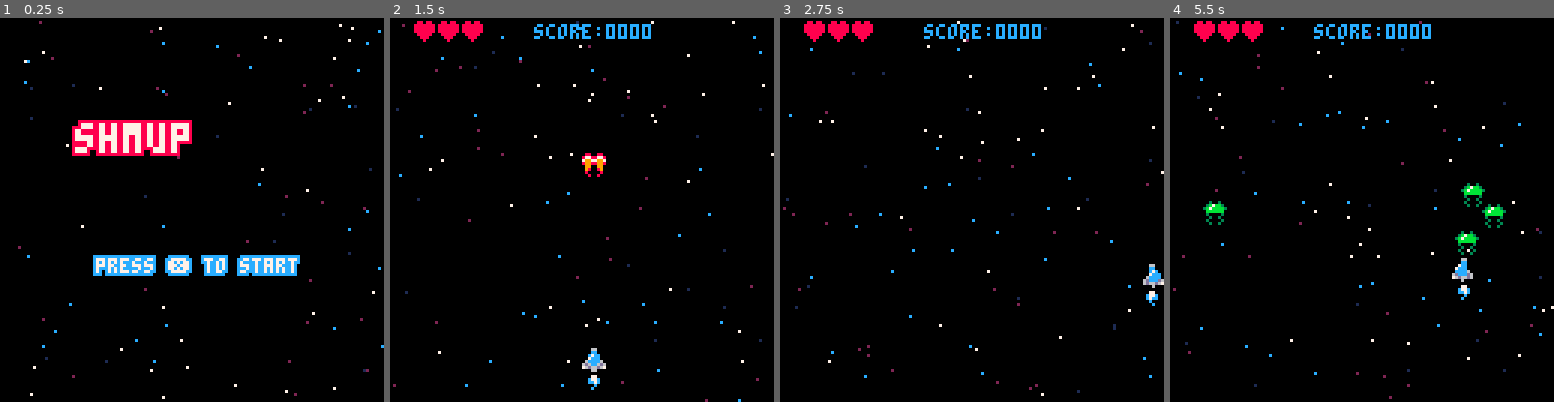
Above: before the commit, frames 1-4 (left to right).
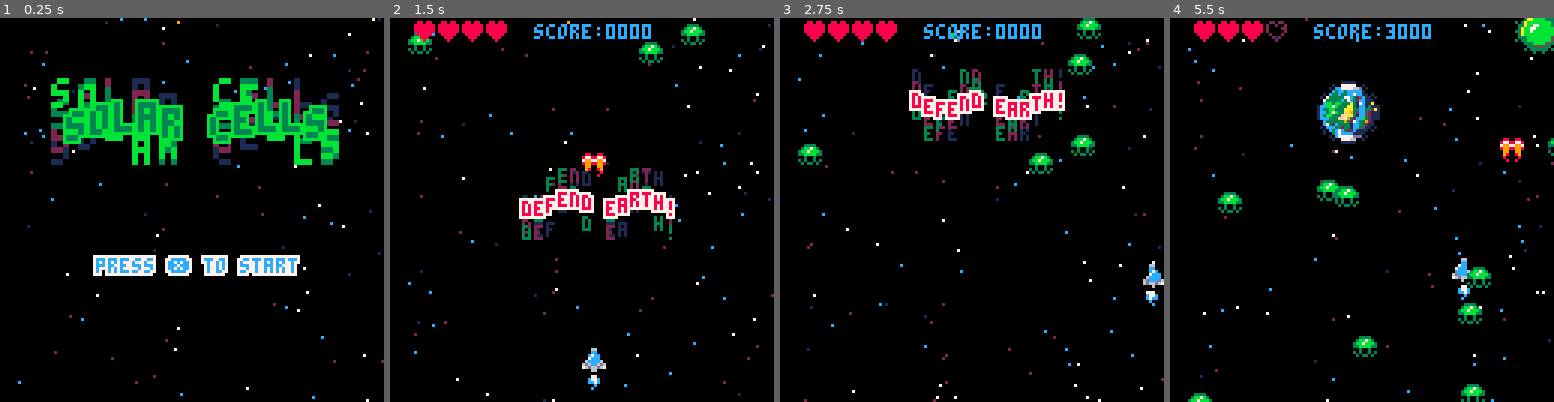
Above: after the commit, the same moments.

Repository: s4lt3d/Pico8Games
Game: PICO-8 cartridge shmup.p8
The game is run twice, just before and just after one commit, with the same random seed, the same clock (stepped at 60 frames per second) and the same inputs.
Inputs:
- Up to frame 1 (0.25 s): no input
- Up to frame 2 (1.5 s): tap X (X key) at 0.33, 1.07 s
- Up to frame 3 (2.75 s): hold Right 1.6-2.1 s; tap X (X key) at 1.85 s; hold Up 2.15-2.42 s; hold Right from 2.47 s (still down)
- Up to frame 4 (5.5 s): tap X (X key) at 2.97, 4.08, 5.2 s; release Right at 3.03 s; hold Left 3.08-3.58 s; hold Down 3.63-3.97 s; hold Right 4.02-4.68 s; hold Up 4.73-5.03 s; hold Left from 5.08 s (still down)

The runs differ from the first frame. In frame 1, 14% of the frame differs, in the area x 4-100%, y 0-100%; in frame 2, 5.3%; in frame 3, 6.0%; in frame 4, 6.4%.

Commit message:
Add files via upload

Diff:
--- a/shmup.p8
+++ b/shmup.p8
@@ -2,36 +2,56 @@
 version 41
 __lua__
 -- main
--- hello
+-- todo
+-- hit shock effects
+-- hit sparks
+-- bigger enemies
+-- multiple enemies
+-- enemy movement
+-- enemy bullets
+
+-- systems
+-- animation system
+ -- play once
+ -- loop
+ -- set of frames
+ -- callback frames
+
+
 cls(0)
 function _init()
- mode = "start"
- init_stars()
+ reset_game()
 end
 
 function reset_game()
- --music(0)
+ music(2)
  cls(0)
+ mode="start"
+ game_over_t = 0
  init_ship()
  init_stars()
  init_bullet()
  init_ui()
+ wave = 0
  init_enemies()
 end
 
-function start_delay()
- local wait = t() + 3
- while wait > t() do
-  yield()
- end
- mode="start"
-end
-
-function _update()
- if lives and lives <= 0 then
+function newwaveready()
+ wave_offset = 0
+ wave_start = t()
+ warpspd = 20
+ zoom=1
+end
+
+function game_over()
   mode = "over"
   game_over_t = t() + 2
-  reset_game()
+  sfx(10)
+end
+
+function _update()
+ if lives and lives <= 0 and mode != "over" then
+  game_over()
  end
 
  update_coroutines()
@@ -61,7 +81,6 @@
  update_ship()
  update_enemies()
  update_bullet()
--- add_particle(rnd(128),rnd(128))
  update_particles()
 end
 
@@ -152,7 +168,7 @@
  	local newstar = {}
 		newstar.x=rnd(128)
 		newstar.y=rnd(128)
-		newstar.spd=rnd(4)+0.1
+		newstar.spd=rnd(2)+0.05
 		add(stars, newstar)
 	end
 end
@@ -160,17 +176,43 @@
 function draw_stars()
  for i=1,100 do
   local s = stars[i]
-
-  local sc=flr(#starpal*s.spd/4)+1
+  local sc=flr(#starpal*s.spd/2.0)+1
   local c = starpal[sc]
   pset(s.x, s.y, c)
  end
-end
-
+ draw_planet()
+end
+
+zoom = 1
+planetx = 60
+planetspr = 1
+planetsprites = {64,68,72,76}
+
+function draw_planet()
+ if zoom >= 200 then
+  zoom = 200
+ end
+ if zoom < 200 then
+  zoom *= 1.02
+  planetspr = wave
+  if planetspr > #planetsprites then
+   planetspr = 1
+  end
+  sp=planetsprites[planetspr]
+  sx,sy = (sp % 16) * 8, flr(sp \ 16) * 8
+  sspr(sx,sy,32,32,planetx-zoom/2,zoom,zoom,zoom)
+ end
+end
+
+
+warpspd = 20
 function update_stars()
  for i=1,100 do
   local s = stars[i]
-  s.y += s.spd
+  warpspd *= 0.9995
+  spd = warpspd > 1 and warpspd or 1
+  spd = spd > 5 and 5 or spd
+  s.y += s.spd * spd
   if s.y > 128 then
    s.y -= 128
   end
@@ -179,26 +221,88 @@
 -->8
 -- ui
 function init_ui()
- lives=3
+ lives=4
  score= 0
+ wave_offset=0
 end
 
 function update_ui()
 
 end
 
+wave_offset = 0
+
 function draw_ui()
+ printwaves()
 -- lives
- for i=1,3 do
+ for i=1,4 do
   spr(4,i*8,1)
  end
-
  for i=1,lives do
   spr(3,i*8,1)
  end
 
  print("score:"..score.."000",48,2,12)
 
+end
+
+function printwaves()
+
+ if wave == 1 then
+  str = "defend earth!"
+ elseif wave == 2 then
+  str = "attack back!"
+ elseif wave == 3 then
+  str = "destroy them!"
+ elseif wave == 4 then
+  str = "show no mercy!"
+ elseif wave == 5 then
+  str = "they're back!"
+ elseif wave == 6 then
+  str = "no way to win"
+ elseif wave > 6 then
+  str = "survive wave "..wave
+ end
+
+ wave_offset += t()-wave_start > 2 and -3 or 0
+
+ if wave_offset > -80 then
+  local colors = {1,2,3}
+  for i = 1, #str do
+    local char = str[i]
+
+    for k=1,#colors do
+
+    local yc = cos(-t() + i/6.0 + k/7.0)*10
+    print(char,40+i*4,60+yc+wave_offset,colors[k])
+    end
+
+    local y = sin(-t() + i/6.0)*2
+    printout(char,40+i*4,60+y+wave_offset,7,8)
+  end
+ end
+end
+
+function title()
+ str = "solar cells"
+
+ if wave_offset > -80 then
+  local colors = {1,2,3,11}
+  for i = 1, #str do
+    local char = str[i]
+
+    for k=1,#colors do
+
+    local yc = cos(-t() + i/6.0 + k/7.0)*10
+    print("\^w\^t"..char,8+i*9,30+yc+wave_offset,colors[k])
+    end
+  end
+  for i = 1, #str do
+    local char = str[i]
+    local y = sin(-t() + i/6.0)*2
+    printout("\^w\^t"..char,14+i*8,30+y+wave_offset,11,3)
+  end
+ end
 end
 
 
@@ -206,30 +310,30 @@
  cls()
  update_stars()
  if btnp(❎) then
-  mode = "game"
-  reset_game()
-  --costart(over_delay)
+  mode="game"
+  music(-1)
+  wave_start = t()
+  zoom = 1
  end
 end
 
 function draw_start()
  draw_stars()
- printout("\^w\^tshmup", 25, 35, 8, 7)
- printout("press ❎ to start", 32, 80, 12,7)
+ draw_planet()
+ title()
+ printout("press ❎ to start", 32, 80, 7,12)
 end
 
 function update_over()
  update_stars()
  if btnp(❎) and game_over_t < t() then
-  mode = "start"
+  reset_game()
  end
 end
 
 function draw_over()
-
  draw_stars()
-
- printout("\^t\^wgame over", 32, 40, 3, 7)
+ printout("\^t\^wmission failed", 10, 40, 3, 7)
  printout("score:"..score.."000",48,2,12)
  printout("press ❎", 50, 80, 8,7)
 end
@@ -279,72 +381,187 @@
 end
 -->8
 -- enemies
+
 function init_enemies()
- enemies_spr={21,22}
+ zoom = 1
+ wave += 1
+ enemies_spr={24,25}
  enemies={}
- for i=1,20 do
-   newenemy={
-    x=rnd(128),
-    y=rnd(512)-512,
-    xspd=0,
-    yspd=1,
-    health=3,
-    dead=dead_enemy,
-    damage=damage_enemy,
-    points=3,
-    state="norm"}
-   add(enemies, newenemy)
- end
-end
-
-function update_enemies()
- for e in all(enemies) do
-  e.y += e.yspd
-  e.x += e.xspd
-  if e.y > 128 then
-   e.y = -30
-   e.x = rnd(128)
-  end
- end
-end
-
-function draw_enemies()
- esi = flr(t()*10) % #enemies_spr + 1
- for e in all(enemies) do
-
-  if e.state == "hit" then
-   pal(3,7)
-   e.state = "norm"
-  end
-  spr(enemies_spr[esi],e.x,e.y)
-  pal()
- end
-end
-
-function dead_enemy(e)
+ for i=1,10 do
+  enemy(rnd(128),rnd(100)-120)
+ end
+
+ if wave > 0 then
+  for i=1,10 do
+   enemy(rnd(128),rnd(100)-250,
+         espawnbig)
+  end
+ end
+
+ if wave > 2 then
+  for i=1,20 do
+   enemy(rnd(128),rnd(100)-250,
+        espawnjelly)
+  end
+ end
+
+ if wave > 3 then
+  for i=1,20 do
+   enemy(rnd(128),rnd(250)-250,
+        espawnteeth)
+  end
+ end
+end
+
+
+
+newid = 0
+function enemy(x,y,
+               spawncb,
+               updatecb,
+               drawcb,
+               damagecb,
+               deadcb)
+ newid += 1
+ local newenemy={
+  id=newid,
+  x=x,
+  y=y,
+  vx=0,
+  vy=1,
+  w=1,
+  h=1,
+  health=3,
+  dead=edeadcb,
+  damage=edamagecb,
+  update=eupdatecb,
+  draw=edrawcb,
+  points=3,
+  state="norm"}
+
+  if spawncb then
+   spawncb(newenemy)
+  else
+   espawncb(newenemy)
+  end
+
+  add(enemies, newenemy)
+end
+
+function espawnjelly(e)
+ e.sprites={21,22}
+ e.update=eupdatesincb
+end
+
+function espawnteeth(e)
+ e.sprites={27,28}
+ e.update=eupdateteeth
+ e.life=2
+end
+
+function espawncb(e)
+ e.sprites={41,42}
+end
+
+function espawnbig(e)
+ e.sprites={192,194,196}
+ e.w=2
+ e.h=2
+ e.health=6
+ e.points=5
+end
+
+function edeadcb(e)
  explode(e.x, e.y)
 	sfx(7)
-	e.y -= 150
-	e.health=3
 	score += e.points
-end
-
-function damage_enemy(e)
+	del(enemies,e)
+end
+
+function edamagecb(e)
 	e.health -= 1
 	e.state = "hit"
 	sfx(8)
 	if e.health < 1 then
 	 e.dead(e)
-
 	end
 end
+
+function eupdatecb(e)
+ e.y += e.vy
+ e.x += e.vx
+
+ if e.y > 128 then
+  e.y = -30
+  e.x = rnd(128)
+ end
+end
+
+function eupdateteeth(e)
+ e.y += e.vy
+ if abs(e.y-ship.y) < 60 then
+	 e.vx = 0.5
+	 if e.x > ship.x then
+	  e.vx = -0.5
+	 end
+
+	 e.x += e.vx
+
+ end
+ if e.y > 128 then
+  e.y = -30
+  e.x = rnd(128)
+ end
+end
+
+function eupdatesincb(e)
+ e.y += e.vy
+ e.x += e.vx
+ e.vx = sin(t()/4+e.id*0.1)
+ e.vy = cos(t()/4+e.id*0.1)*2+0.5
+
+ if e.y > 128 then
+  e.y = -30
+  e.x = rnd(128)
+ end
+end
+
+function edrawcb(e)
+ esi=flr(t()*10)%#e.sprites+1
+ if e.state == "hit" then
+  pal(3,7)
+  e.state = "norm"
+ end
+ spr(e.sprites[esi], e.x, e.y, e.w, e.h)
+ pal()
+end
+
+
+function update_enemies()
+ for e in all(enemies) do
+  e.update(e)
+ end
+
+ if #enemies == 0 then
+  init_enemies()
+  newwaveready()
+ end
+
+end
+
+function draw_enemies()
+ for e in all(enemies) do
+  e.draw(e)
+ end
+end
+
 -->8
 -- physics update
 
 function update_physics()
  for e in all(enemies) do
   for b in all(bullets) do
-   if boxcol(e.x,e.y,b.x,b.y) then
+   if boxcol(e.x,e.y,b.x,b.y,e.w*8,e.h*8) then
     e.damage(e)
     b.dead(b)
     del(bullets,b)
@@ -354,7 +571,7 @@
 
  if ship.invul < t() then
 	 for e in all(enemies) do
-	  if boxcol(e.x,e.y,ship.x,ship.y) then
+	  if boxcol(e.x,e.y,ship.x,ship.y,e.w*8,e.h*8) then
 	   e.dead(e)
 	   del(enemies,e)
 	   lives-=1
@@ -379,6 +596,12 @@
                init_fire,
                draw_fire,
                update_smoke)
+
+  add_particle(x+rnd(8),
+               y+rnd(8),
+               init_flash,
+               draw_fire,
+               update_smoke)
  end
 
  add_particle(x+4,
@@ -409,7 +632,7 @@
 function init_smoke(p)
  born=rnd(0.5)+0.2
  maxage=0.3
- p.size = 5
+ p.size = 7
  p.chgsize = -0.5
  p.born = born
  p.maxage = maxage
@@ -423,23 +646,34 @@
  circfill(p.x, p.y, p.size,2)
 end
 
-function init_fire(p)
+function init_flash(p)
  born=rnd(1)
  maxage=0.3
- p.size = 3
+ p.size = 2
  p.chgsize = -0.5
  p.born = born
  p.maxage = maxage
+ p.col = 7
+end
+
+function init_fire(p)
+ born=rnd(0.5)
+ maxage=0.3
+ p.size = 6
+ p.chgsize = -0.5
+ p.born = born
+ p.maxage = maxage
+ p.col = 3
 end
 
 function draw_fire(p)
- circfill(p.x, p.y, p.size,7)
+ circfill(p.x, p.y, p.size,p.col)
 end
 
 -->8
 -- physics and particles
 
-function boxcol(x1,y1,x2,y2,w1,w2,h1,h2)
+function boxcol(x1,y1,x2,y2,w1,h1,w2,h2)
   w1 = w1 or 8
   h1 = h1 or 8
   w2 = w2 or 8
@@ -453,12 +687,8 @@
 
 particles = {}
 
-function add_particle(x, y,
-																						spawncb,
-                      drawcb,
-                      updatecb,
-																				  deadcb)
- newp = {
+function add_particle(x,y,spawncb,drawcb,updatecb,deadcb)
+ local newp = {
   x=x,
   y=y,
   spawncb=spawncb,
Not shown, changed: 206 lines of the sprite sheet (__gfx__) section of shmup.p8
Not shown, changed: the music (__music__) section of shmup.p8
Not shown, changed: the sound effects (__sfx__) section of shmup.p8
